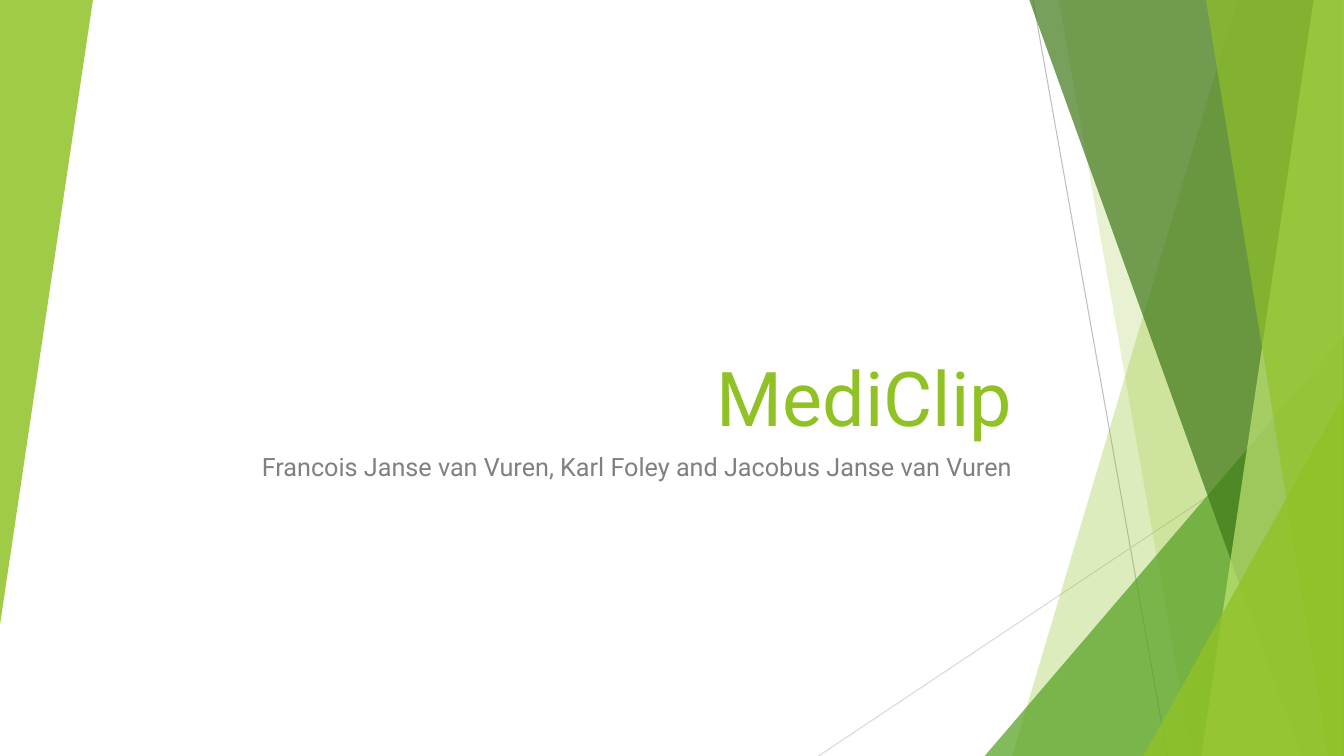
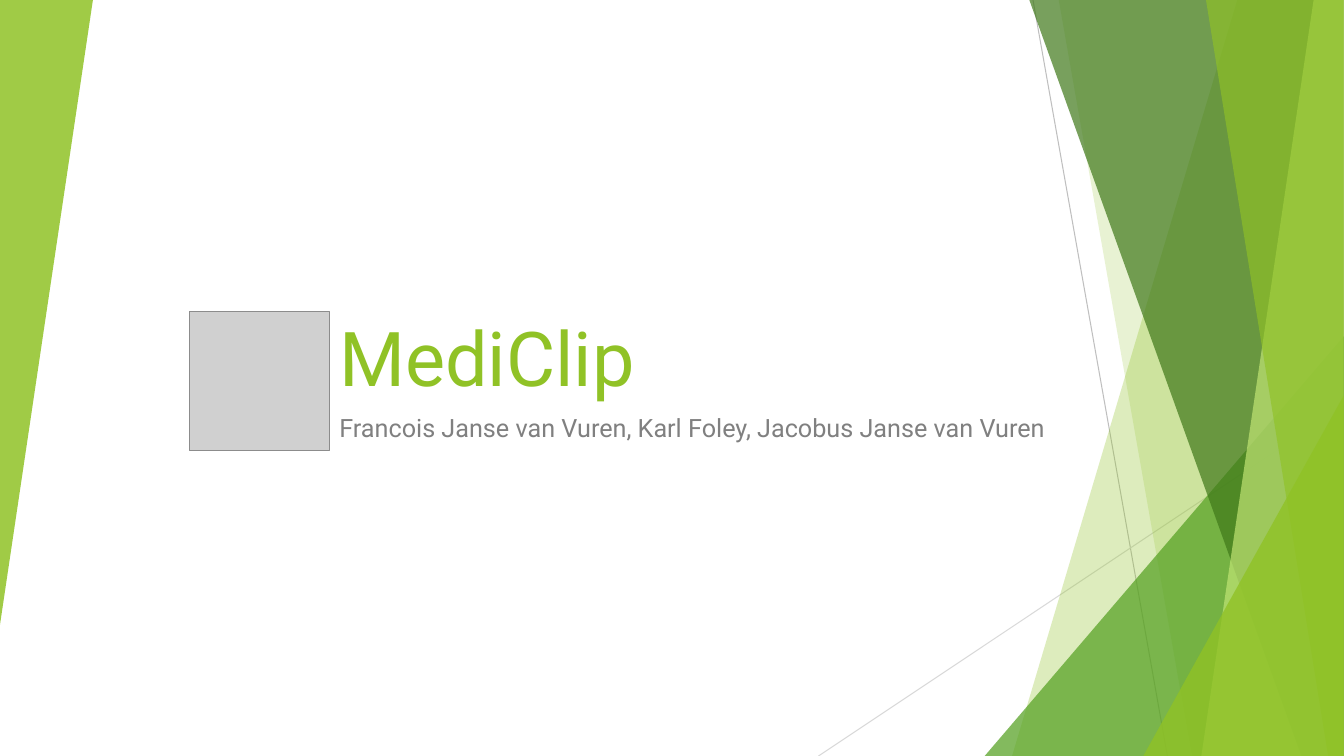
Before and after one commit to jjvanvuren/MediClip, a slide deck: slide 1 of MediClip Presentation.pptx. Drawn at 1344x756 pixels with LibreOffice and Linux fonts; fonts in the diff are those of the drawing; grey boxes stand for pictures. Boxes give left, top, right and bottom in pixels: in the first picture for what was removed or moved away, otherwise in the second. Text is boxed around its words. In the diff, an @@ line names an element or a change of style, - is before the commit and + after.

```diff
--- a/MediClip Presentation.pptx
+++ b/MediClip Presentation.pptx
@@ title "MediClip" moved from (x1=717, y1=369, x2=1012, y2=442) to (x1=339, y1=329, x2=634, y2=402) @@
@@ title "MediClip" at (x1=339, y1=329, x2=634, y2=402): alignment right to left @@
@@ picture added at (x1=190, y1=312, x2=330, y2=452) @@
@@ subtitle at (x1=339, y1=418, x2=1045, y2=443): text changed @@
-Francois Janse van Vuren, Karl Foley and Jacobus Janse van Vuren
+Francois Janse van Vuren, Karl Foley, Jacobus Janse van Vuren
```
Also in this commit, not shown: 3 slides added.
